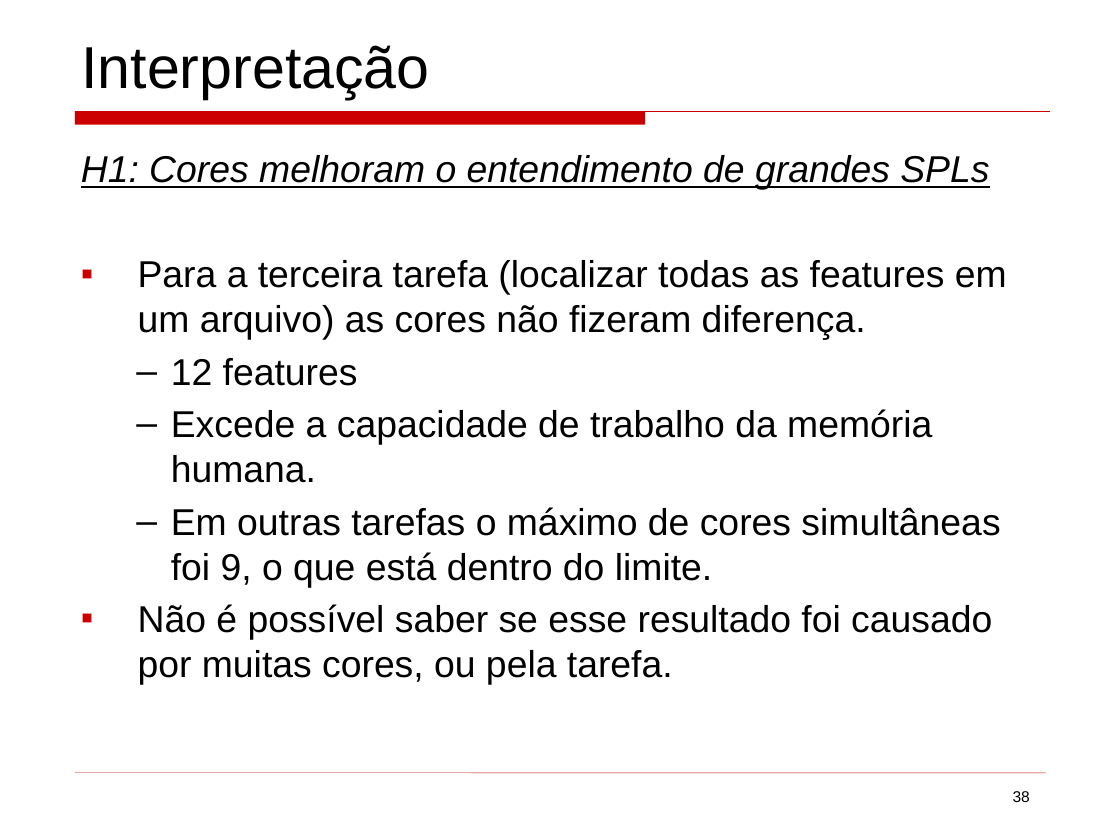
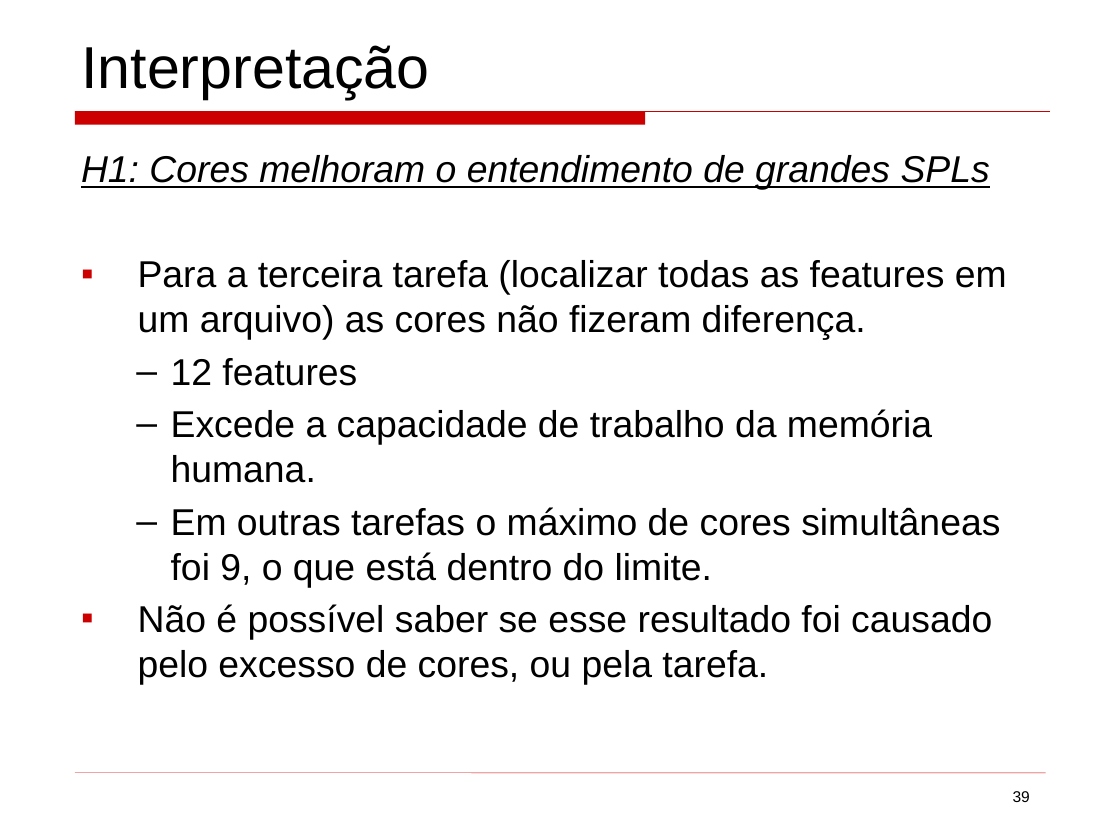
Before and after one commit to mateus51/TPs, a slide deck: slide 39 of ArqSoft/Seminários/background_colors_program_comprehension.ppt (slide 38 before the commit). Drawn at 1120x840 pixels with LibreOffice and Linux fonts; fonts in the diff are those of the drawing. Boxes give left, top, right and bottom in pixels: in the first picture for what was removed or moved away, otherwise in the second. Text is boxed around its words. In the diff, an @@ line names an element or a change of style, - is before the commit and + after.

```diff
--- a/ArqSoft/Seminários/background_colors_program_comprehension.ppt
+++ b/ArqSoft/Seminários/background_colors_program_comprehension.ppt
@@ text at bbox=[138, 604, 992, 685]: text changed @@
-▪ Não é possível saber se esse resultado foi causado por muitas cores, ou pela tarefa.
+▪ Não é possível saber se esse resultado foi causado pelo excesso de cores, ou pela tarefa.
@@ page number at bbox=[1013, 791, 1030, 802]: text changed @@
-38
+39
```
Also in this commit, not shown: 19 other slides changed, 2 slides added, 1 slide removed, 3 other files.
